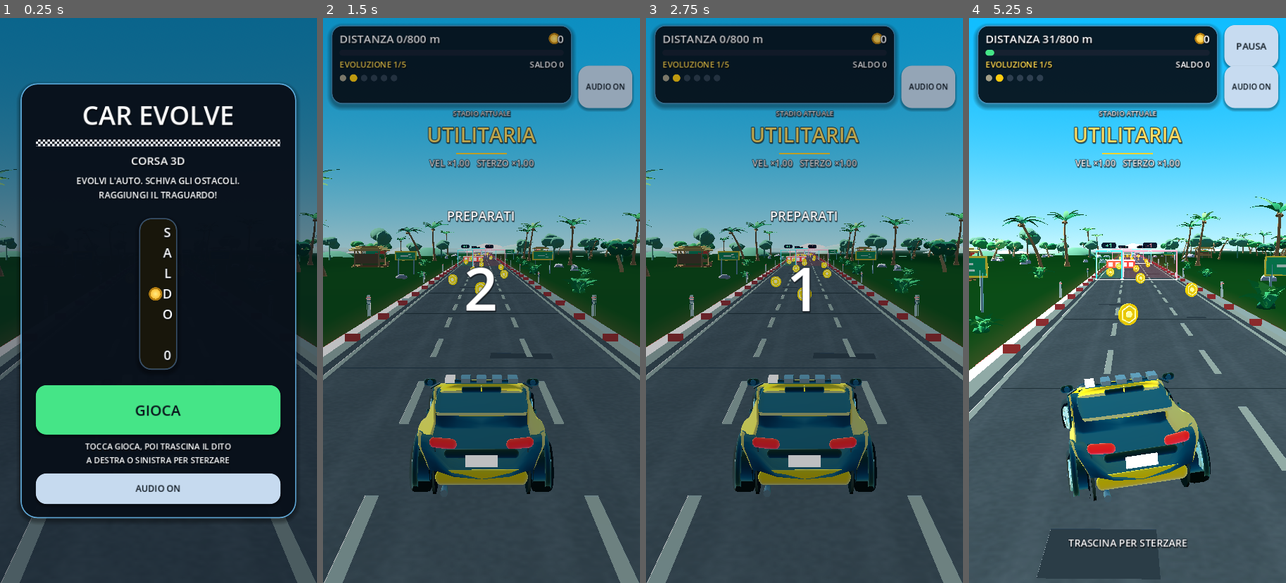
Above: before the commit, frames 1-4 (left to right).
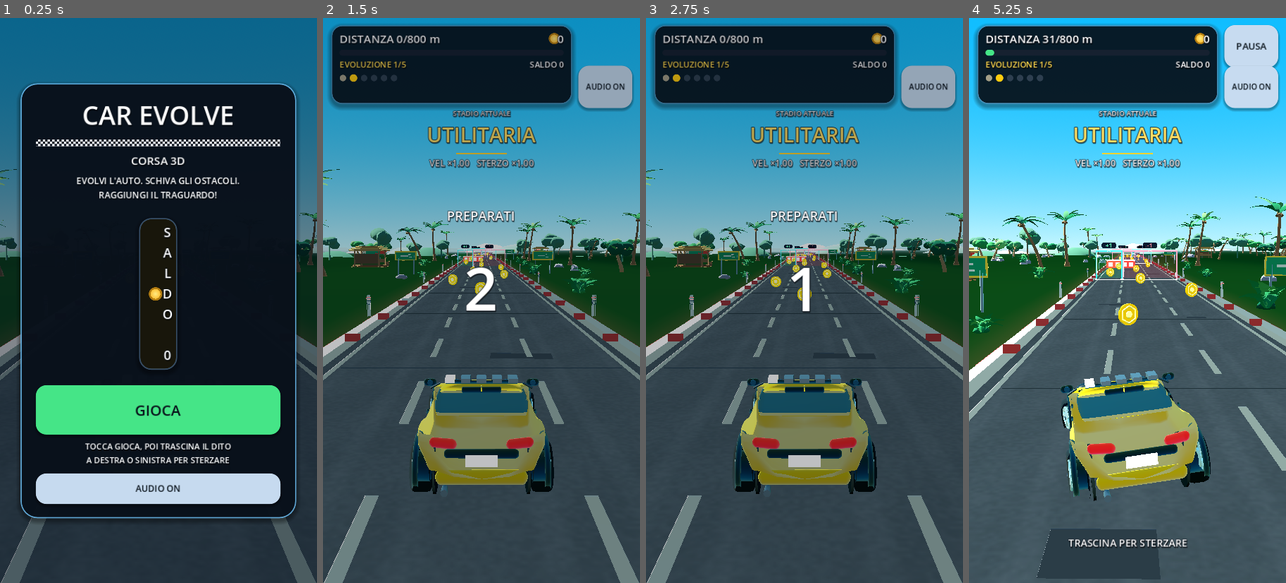
Above: after the commit, the same moments.

Repository: wraixxfn-create/GiocoMobile
Game: Godot game, scene res://scenes/Main.tscn
The game is run twice, just before and just after one commit, with the same random seed, the same clock (stepped at 60 frames per second) and the same inputs.
Inputs (mouse positions are in pixels of both pictures, inside the frame that each line leads up to):
- Up to frame 1 (0.25 s): no input
- Up to frame 2 (1.5 s): click "GIOCA" at 0.5 s; click "AUDIO ON" at 1.25 s
- Up to frame 3 (2.75 s): tap Enter at 2 s; move the mouse to (874, 272) at 2.02 s; hold Right (ui_right) from 2.03 s (still down); tap 1 at 2.1 s; click (874, 272) at 2.17 s
- Up to frame 4 (5.25 s): release Right (ui_right) at 2.75 s; drag from (1064, 328) to (1111, 413) at 2.77 s; move the mouse to (1159, 176) at 3.52 s; hold Right (ui_right) 3.53-4.25 s; tap 3 at 3.6 s; drag from (1111, 413) to (1032, 215) at 4.27 s; move the mouse to (1222, 385) at 5.02 s; hold Left (ui_left) from 5.03 s (still down); tap 5 at 5.1 s

The runs differ from the first frame. In frame 2, 2.5% of the frame differs, in the area x 30-70%, y 65-82%; in frame 3, 2.5%; in frame 4, 2.7%, in the area x 32-72%, y 66-82%.

Commit message:
art(auto): carrozzeria verniciata uniforme, via le fasce scure
Co-authored-by: arena-agent <297053741+arena-agent@users.noreply.github.com>

Diff:
--- a/scripts/player/CarModelBuilder.gd
+++ b/scripts/player/CarModelBuilder.gd
@@ -139,7 +139,7 @@
 		"pillars_c": Vector2(0.62, 0.70),
 		"roof_split": 0.62,
 		"a_pillars": true,
-		"clad_split": 0.055,
+		"clad_split": -0.5,
 		"arch_gap": 0.05,
 		"arch_flare": "trim",
 		"light_style": "round",
@@ -454,8 +454,6 @@
 		if a_pillars and gt < roof_range.x and yf >= 0.50:
 			return BUCKET_PAINT
 		if gt >= pillars_b.x and gt <= pillars_b.y and yf > 0.06:
-			return BUCKET_PAINT
-		if gt >= pillars_c.x and gt <= pillars_c.y and yf > 0.06:
 			return BUCKET_PAINT
 		return BUCKET_GLASS
 	var cabin := CarBodyFactory.build_loft(gstations, GLASS_SECTION, 11, glass_bucket)
